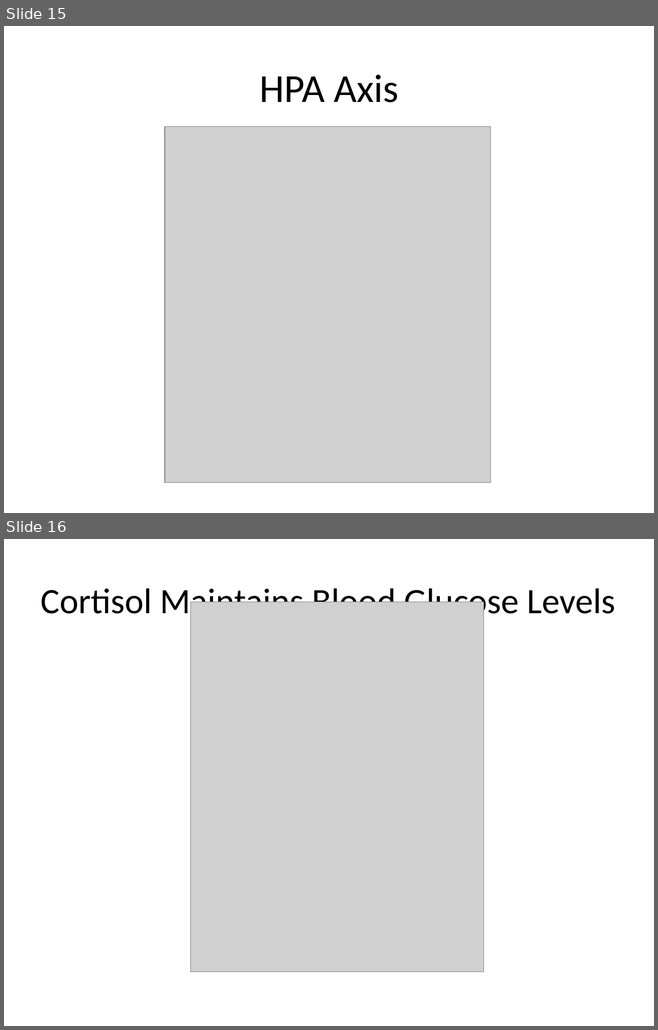
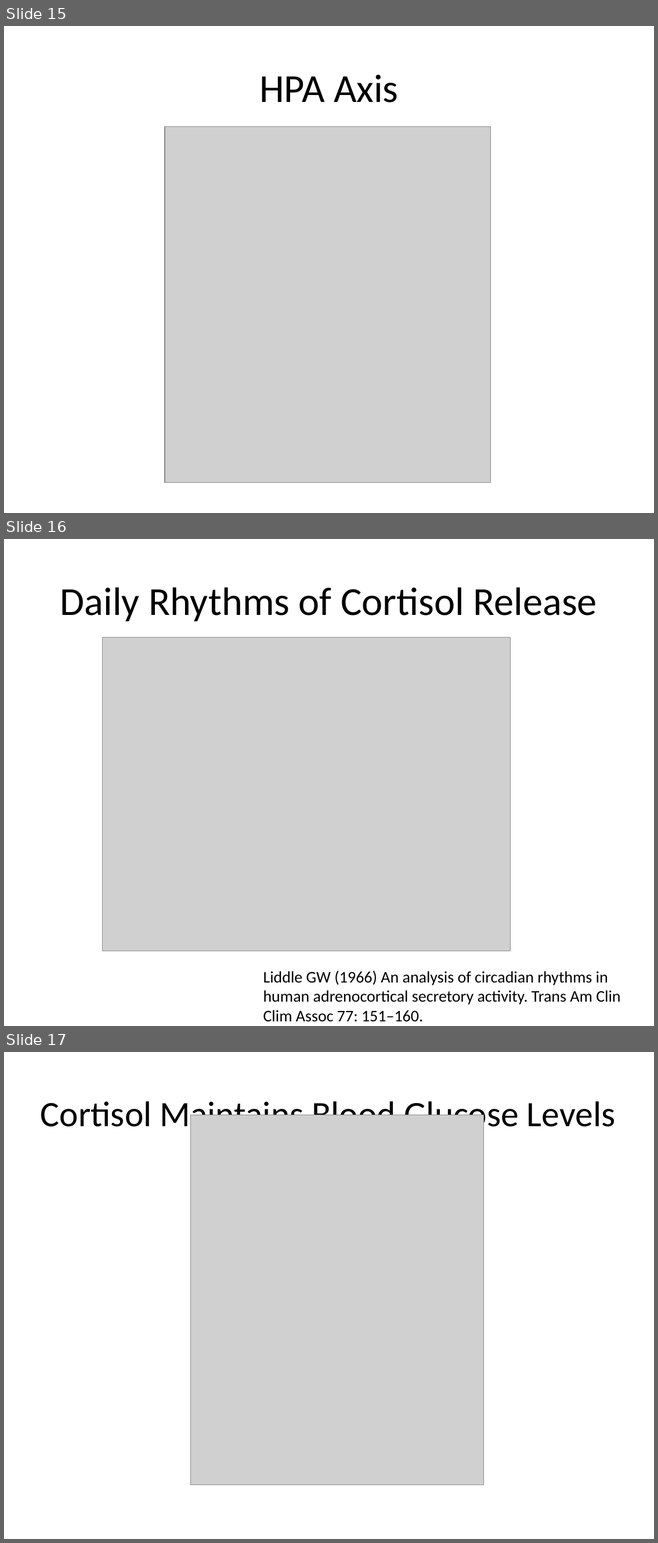
Before and after one commit to detricksnyder/TeachingLectures, a slide deck: PHYS101/adrenals-and-stress-hormones/adrenals-growth-lecture-full.pptx. Shown one above the other, each under a label of ours: slides 15 and 16 before the commit, slides 15, 16 and 17 after it. The pictures are 658x1030 and 658x1543 pixels, drawn with LibreOffice and Linux fonts; fonts in the diff are those of the drawing; grey boxes stand for pictures. Boxes give left, top, right and bottom in pixels: in the first picture for what was removed or moved away, otherwise in the second. Text is boxed around its words. In the diff, an @@ line names an element or a change of style, - is before the commit and + after.

Commit message:
added more information about cortisol

```diff
--- a/PHYS101/adrenals-and-stress-hormones/adrenals-growth-lecture-full.pptx
+++ b/PHYS101/adrenals-and-stress-hormones/adrenals-growth-lecture-full.pptx
@@ slide 16 added at bbox=[4, 539, 654, 1026], background #FFFFFF @@
@@ title added at bbox=[60, 587, 597, 621], 44 pt, text #000000 @@
+Daily Rhythms of Cortisol Release
@@ picture added at bbox=[102, 638, 510, 951] @@
@@ text added at bbox=[263, 971, 620, 1022], 18 pt, text #000000 @@
+Liddle GW (1966) An analysis of circadian rhythms in human adrenocortical secretory activity. Trans Am Clin Clim Assoc 77: 151–160.
@@ what was slide 16 is now slide 17 @@
```
Also in this commit, not shown: 5 other slides added, 2 other files.
